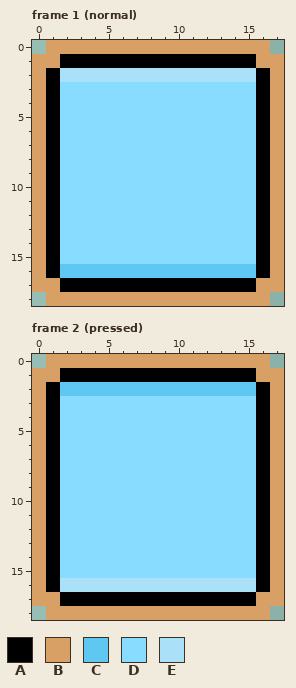
Pixel-art file -- assets/themes/settings/settings-normal-button.aseprite. Above, as it was before the edit.
18x19 pixels, 3 frames. Shown: frame 1 (normal), frame 2 (pressed).
Visible layers, top first: "button bg", "inner-outline", "bg".
Palette (. is transparent): A #000000  B #d9a066  C #5ec7f2  D #88dcff  E #aae1f8
Pixels before, frame 1 (normal), first column x 0:
 0 .BBBBBBBBBBBBBBBB.
 1 BBAAAAAAAAAAAAAABB
 2 BAEEEEEEEEEEEEEEAB
 3 BADDDDDDDDDDDDDDAB
 4 BADDDDDDDDDDDDDDAB
 5 BADDDDDDDDDDDDDDAB
 6 BADDDDDDDDDDDDDDAB
 7 BADDDDDDDDDDDDDDAB
 8 BADDDDDDDDDDDDDDAB
 9 BADDDDDDDDDDDDDDAB
10 BADDDDDDDDDDDDDDAB
11 BADDDDDDDDDDDDDDAB
12 BADDDDDDDDDDDDDDAB
13 BADDDDDDDDDDDDDDAB
14 BADDDDDDDDDDDDDDAB
15 BADDDDDDDDDDDDDDAB
16 BACCCCCCCCCCCCCCAB
17 BBAAAAAAAAAAAAAABB
18 .BBBBBBBBBBBBBBBB.
Pixels before, frame 2 (pressed), first column x 0:
 0 .BBBBBBBBBBBBBBBB.
 1 BBAAAAAAAAAAAAAABB
 2 BACCCCCCCCCCCCCCAB
 3 BADDDDDDDDDDDDDDAB
 4 BADDDDDDDDDDDDDDAB
 5 BADDDDDDDDDDDDDDAB
 6 BADDDDDDDDDDDDDDAB
 7 BADDDDDDDDDDDDDDAB
 8 BADDDDDDDDDDDDDDAB
 9 BADDDDDDDDDDDDDDAB
10 BADDDDDDDDDDDDDDAB
11 BADDDDDDDDDDDDDDAB
12 BADDDDDDDDDDDDDDAB
13 BADDDDDDDDDDDDDDAB
14 BADDDDDDDDDDDDDDAB
15 BADDDDDDDDDDDDDDAB
16 BAEEEEEEEEEEEEEEAB
17 BBAAAAAAAAAAAAAABB
18 .BBBBBBBBBBBBBBBB.
After the commit:
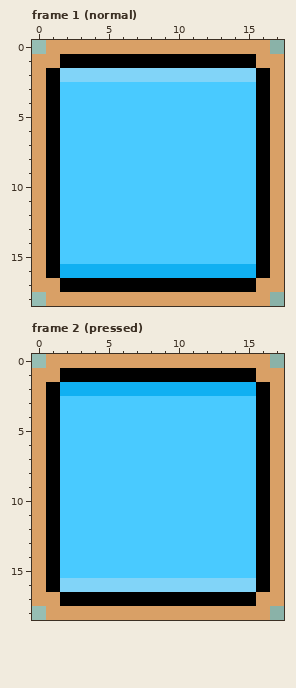
What changed:
colour C: #5ec7f2 -> #10b0f2
colour D: #88dcff -> #49caff
colour E: #aae1f8 -> #81d4f8
